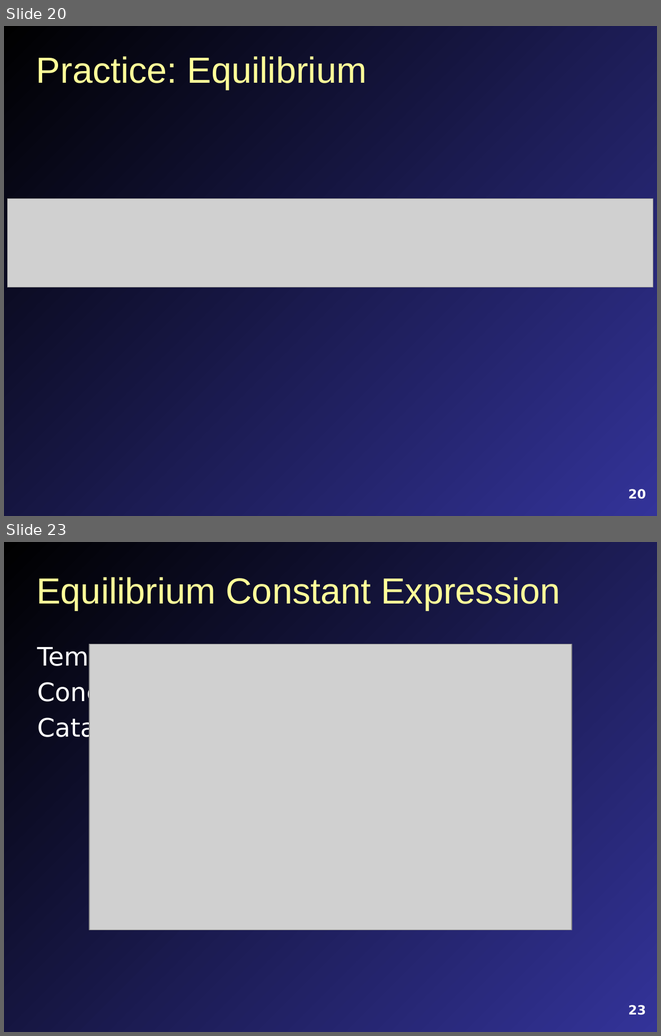
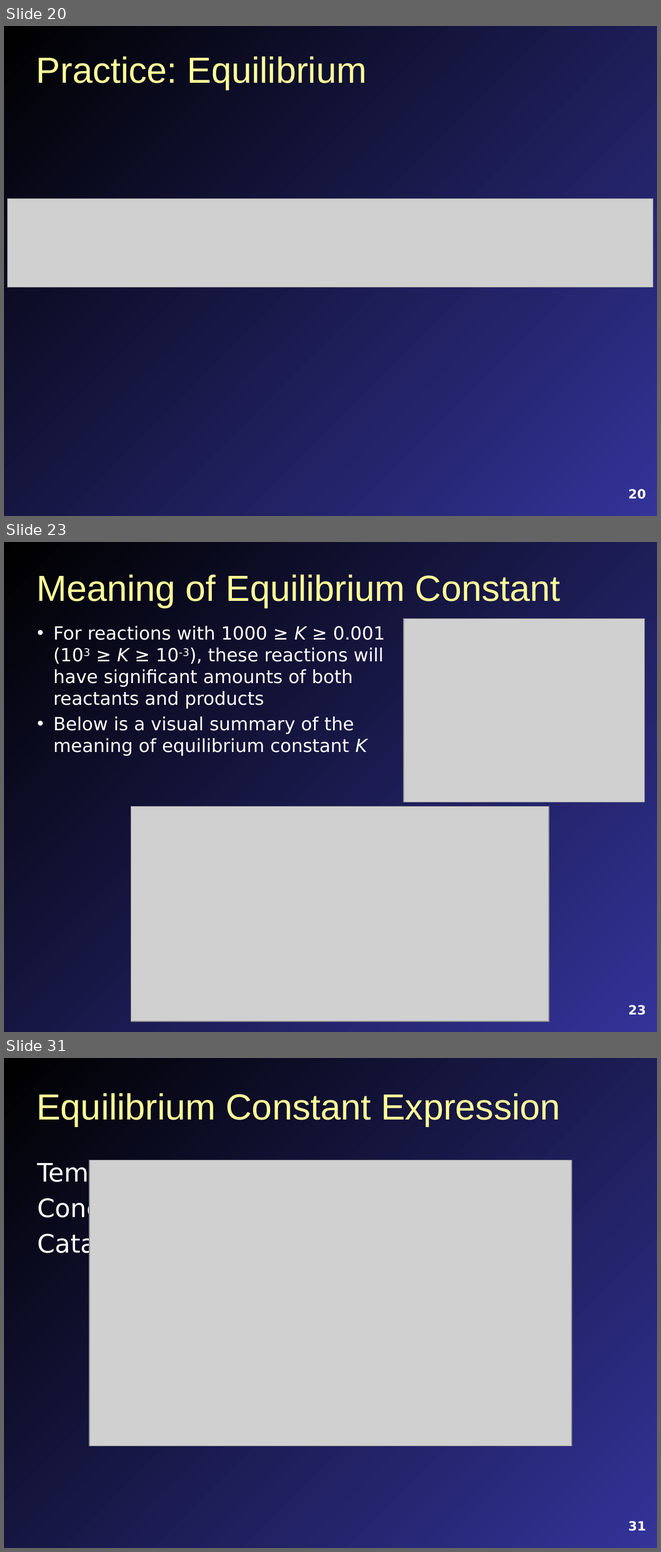
Before and after one commit to profmitch/profmitch.github.io, a slide deck: Teaching/Chemistry/Lecture Slides/FCC Chem 3A Chap 13 Content.pptx. Shown one above the other, each under a label of ours: slides 20 and 23 before the commit, slides 20, 23 and 31 after it; the slides between them are not shown. The pictures are 661x1036 and 661x1552 pixels, drawn with LibreOffice and Linux fonts; fonts in the diff are those of the drawing; grey boxes stand for pictures. Boxes give left, top, right and bottom in pixels: in the first picture for what was removed or moved away, otherwise in the second. Text is boxed around its words. In the diff, an @@ line names an element or a change of style, - is before the commit and + after.

```diff
--- a/Teaching/Chemistry/Lecture Slides/FCC Chem 3A Chap 13 Content.pptx
+++ b/Teaching/Chemistry/Lecture Slides/FCC Chem 3A Chap 13 Content.pptx
@@ slide 23 added at [4,542,657,1032], background gradient #000000 to #333399 @@
@@ title added at [36,574,560,608], 40 pt, text #FFFF99 @@
+Meaning of Equilibrium Constant
@@ picture added at [404,618,645,802] @@
@@ text added at [53,626,385,756], 20 pt, text #FFFFFF @@
+• For reactions with 1000 ≥ K ≥ 0.001
+  (103 ≥ K ≥ 10-3), these reactions will
+  have significant amounts of both
+  reactants and products
+• Below is a visual summary of the
+  meaning of equilibrium constant K
@@ picture added at [131,806,548,1021] @@
@@ page number added at [628,1005,646,1015], 14 pt, text #FFFFFF, bold @@
+23
@@ what was slide 23 is now slide 31 @@
@@ page number at [628,1521,646,1531]: text changed @@
-23
+31
```
Also in this commit, not shown: 5 slides changed, 16 other slides added, 4 slides removed, 3 other files.
